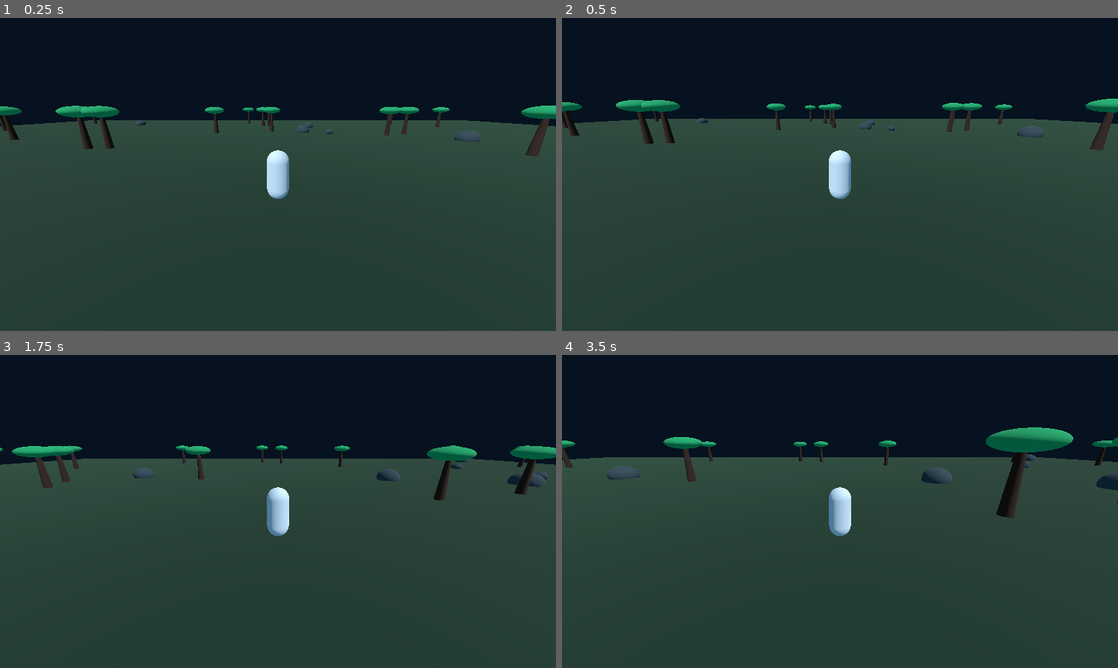
Above: before the commit, frames 1-4 (two rows, left to right).
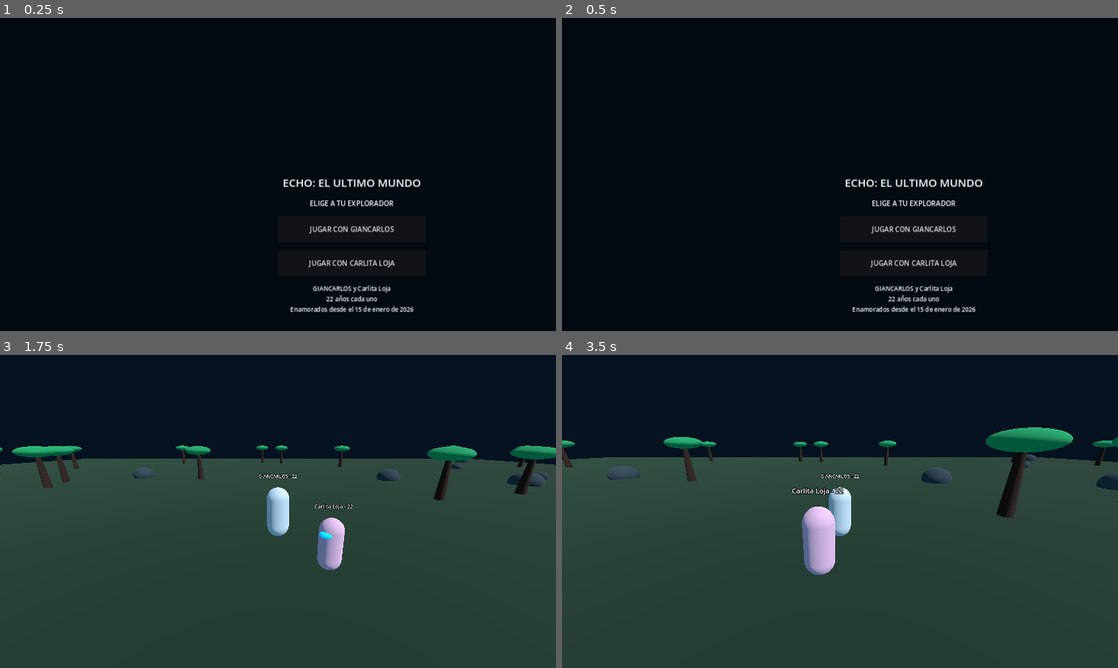
Above: after the commit, the same moments.

Repository: carlitalojalopezlojq-blip/ECHO-EL-ULTIMO-MUNDO-2027
Game: Godot game, scene res://scenes/Main.tscn
The game is run twice, just before and just after one commit, with the same random seed, the same clock (stepped at 60 frames per second) and the same inputs.
Inputs (mouse positions are in pixels of both pictures, inside the frame that each line leads up to):
- Up to frame 1 (0.25 s): no input
- Up to frame 2 (0.5 s): no input
- Up to frame 3 (1.75 s): click (350, 567) at 0.5 s, where only the run after the commit has a clickable "JUGAR CON GIANCARLOS"; tap Enter at 1.25 s; hold D from 1.28 s (still down); hold Space from 1.28 s (still down)
- Up to frame 4 (3.5 s): release D at 2.03 s; release Space at 2.03 s; hold S 2.03-2.78 s; tap Space at 2.1, 2.27, 2.57 s; hold D from 2.78 s (still down); hold Space from 2.78 s (still down)

The runs differ from the first frame. In frame 1, 68% of the frame differs, in the area x 0-100%, y 28-100%; in frame 2, 68%, in the area x 0-100%, y 25-100%; in frame 3, 0.8%; in frame 4, 1.3%.

Commit message:
ECHO: seleccion de protagonistas y acompanante

Diff:
--- a/scripts/player/Player.gd
+++ b/scripts/player/Player.gd
@@ -4,30 +4,39 @@
 const JUMP_VELOCITY = 5.0
 const GRAVITY = 15.0
 
-var move_input = Vector2.ZERO
-
-func _ready():
-    name = "ECHO_01"
+var display_name = "GIANCARLOS"
+var is_companion = false
+var follow_target: CharacterBody3D = null
 
 func _physics_process(delta):
     if not is_on_floor():
         velocity.y -= GRAVITY * delta
 
-    var input_vector = Vector2.ZERO
+    var direction = Vector3.ZERO
 
-    if Input.is_key_pressed(KEY_W) or Input.is_key_pressed(KEY_UP):
-        input_vector.y -= 1.0
-    if Input.is_key_pressed(KEY_S) or Input.is_key_pressed(KEY_DOWN):
-        input_vector.y += 1.0
-    if Input.is_key_pressed(KEY_A) or Input.is_key_pressed(KEY_LEFT):
-        input_vector.x -= 1.0
-    if Input.is_key_pressed(KEY_D) or Input.is_key_pressed(KEY_RIGHT):
-        input_vector.x += 1.0
+    if is_companion and is_instance_valid(follow_target):
+        var target_direction = follow_target.global_position - global_position
+        target_direction.y = 0
 
-    input_vector += move_input
-    input_vector = input_vector.limit_length(1.0)
+        if target_direction.length() > 2.5:
+            direction = target_direction.normalized()
+    elif not is_companion:
+        var input_vector = Vector2.ZERO
 
-    var direction = Vector3(input_vector.x, 0, input_vector.y)
+        if Input.is_key_pressed(KEY_W) or Input.is_key_pressed(KEY_UP):
+            input_vector.y -= 1
+        if Input.is_key_pressed(KEY_S) or Input.is_key_pressed(KEY_DOWN):
+            input_vector.y += 1
+        if Input.is_key_pressed(KEY_A) or Input.is_key_pressed(KEY_LEFT):
+            input_vector.x -= 1
+        if Input.is_key_pressed(KEY_D) or Input.is_key_pressed(KEY_RIGHT):
+            input_vector.x += 1
+
+        input_vector = input_vector.normalized()
+        direction = Vector3(input_vector.x, 0, input_vector.y)
+
+        if Input.is_key_pressed(KEY_SPACE) and is_on_floor():
+            velocity.y = JUMP_VELOCITY
 
     velocity.x = direction.x * SPEED
     velocity.z = direction.z * SPEED
@@ -35,7 +44,4 @@
     if direction.length() > 0.1:
         look_at(global_position + direction, Vector3.UP)
 
-    if Input.is_key_pressed(KEY_SPACE) and is_on_floor():
-        velocity.y = JUMP_VELOCITY
-
     move_and_slide()
--- a/scripts/world/World.gd
+++ b/scripts/world/World.gd
@@ -2,12 +2,15 @@
 
 const PLAYER_SCRIPT = preload("res://scripts/player/Player.gd")
 
+var selection_ui: Control
+
 func _ready():
+    randomize()
     create_environment()
     create_ground()
     create_landscape()
-    create_player()
-    print("ECHO 2027: mundo inicial cargado")
+    show_character_selection()
+    print("ECHO 2027: mundo preparado")
 
 func create_environment():
     var world_env = WorldEnvironment.new()
@@ -33,7 +36,6 @@
 
     var material = StandardMaterial3D.new()
     material.albedo_color = Color(0.08, 0.19, 0.14)
-    material.roughness = 1.0
     ground.material_override = material
     add_child(ground)
 
@@ -63,10 +65,9 @@
         rock_mesh.height = rock_mesh.radius * 1.5
         rock.mesh = rock_mesh
         rock.position = Vector3(
-            randf_range(-50, 50),
-            0.3,
-            randf_range(-50, 50)
+            randf_range(-50, 50), 0.3, randf_range(-50, 50)
         )
+
         var rock_mat = StandardMaterial3D.new()
         rock_mat.albedo_color = Color(0.18, 0.24, 0.28)
         rock.material_override = rock_mat
@@ -99,10 +100,79 @@
     leaves.material_override = leaf_mat
     add_child(leaves)
 
-func create_player():
-    var player = CharacterBody3D.new()
-    player.set_script(PLAYER_SCRIPT)
-    player.position = Vector3(0, 1, 0)
+func show_character_selection():
+    selection_ui = Control.new()
+    selection_ui.set_anchors_and_offsets_preset(Control.PRESET_FULL_RECT)
+    add_child(selection_ui)
+
+    var background = ColorRect.new()
+    background.set_anchors_and_offsets_preset(Control.PRESET_FULL_RECT)
+    background.color = Color(0.015, 0.04, 0.07, 0.96)
+    selection_ui.add_child(background)
+
+    var panel = VBoxContainer.new()
+    panel.set_anchors_and_offsets_preset(Control.PRESET_CENTER)
+    panel.custom_minimum_size = Vector2(340, 300)
+    panel.add_theme_constant_override("separation", 18)
+    selection_ui.add_child(panel)
+
+    var title = Label.new()
+    title.text = "ECHO: EL ULTIMO MUNDO"
+    title.horizontal_alignment = HORIZONTAL_ALIGNMENT_CENTER
+    title.add_theme_font_size_override("font_size", 25)
+    panel.add_child(title)
+
+    var subtitle = Label.new()
+    subtitle.text = "ELIGE A TU EXPLORADOR"
+    subtitle.horizontal_alignment = HORIZONTAL_ALIGNMENT_CENTER
+    panel.add_child(subtitle)
+
+    var male_button = Button.new()
+    male_button.text = "JUGAR CON GIANCARLOS"
+    male_button.custom_minimum_size = Vector2(320, 60)
+    male_button.pressed.connect(start_game.bind("GIANCARLOS"))
+    panel.add_child(male_button)
+
+    var female_button = Button.new()
+    female_button.text = "JUGAR CON CARLITA LOJA"
+    female_button.custom_minimum_size = Vector2(320, 60)
+    female_button.pressed.connect(start_game.bind("Carlita Loja"))
+    panel.add_child(female_button)
+
+    var details = Label.new()
+    details.text = "GIANCARLOS y Carlita Loja\n22 años cada uno\nEnamorados desde el 15 de enero de 2026"
+    details.horizontal_alignment = HORIZONTAL_ALIGNMENT_CENTER
+    details.add_theme_font_size_override("font_size", 14)
+    panel.add_child(details)
+
+func start_game(selected_name: String):
+    selection_ui.queue_free()
+
+    var companion_name = "Carlita Loja" if selected_name == "GIANCARLOS" else "GIANCARLOS"
+
+    var selected_color = Color(0.75, 0.82, 0.88) if selected_name == "GIANCARLOS" else Color(0.85, 0.68, 0.82)
+    var companion_color = Color(0.85, 0.68, 0.82) if companion_name == "Carlita Loja" else Color(0.75, 0.82, 0.88)
+
+    var protagonist = create_character(
+        selected_name, Vector3(0, 1, 0), selected_color, false
+    )
+
+    create_character(
+        companion_name, Vector3(2, 1, 2),
+        companion_color, true, protagonist
+    )
+
+    print("Protagonista: ", selected_name)
+    print("Acompanante: ", companion_name)
+
+func create_character(character_name: String, spawn: Vector3, suit_color: Color, companion: bool, target: CharacterBody3D = null) -> CharacterBody3D:
+    var character = CharacterBody3D.new()
+    character.set_script(PLAYER_SCRIPT)
+    character.display_name = character_name
+    character.is_companion = companion
+    character.follow_target = target
+    character.position = spawn
+    character.name = character_name.replace(" ", "_")
 
     var body_mesh = MeshInstance3D.new()
     var capsule = CapsuleMesh.new()
@@ -112,9 +182,9 @@
     body_mesh.position.y = 0.9
 
     var suit = StandardMaterial3D.new()
-    suit.albedo_color = Color(0.75, 0.82, 0.88)
+    suit.albedo_color = suit_color
     body_mesh.material_override = suit
-    player.add_child(body_mesh)
+    character.add_child(body_mesh)
 
     var visor = MeshInstance3D.new()
     var visor_mesh = SphereMesh.new()
@@ -128,7 +198,13 @@
     visor_mat.emission_enabled = true
     visor_mat.emission = Color(0.0, 0.5, 1.0)
     visor.material_override = visor_mat
-    player.add_child(visor)
+    character.add_child(visor)
+
+    var name_label = Label3D.new()
+    name_label.text = character_name + " - 22"
+    name_label.position.y = 2.2
+    name_label.billboard = BaseMaterial3D.BILLBOARD_ENABLED
+    character.add_child(name_label)
 
     var collision = CollisionShape3D.new()
     var shape = CapsuleShape3D.new()
@@ -136,12 +212,14 @@
     shape.height = 1.8
     collision.shape = shape
     collision.position.y = 0.9
-    player.add_child(collision)
-
-    var camera = Camera3D.new()
-    camera.position = Vector3(0, 3.2, 7)
-    camera.rotation_degrees.x = -18
-    camera.current = true
-    player.add_child(camera)
-
-    add_child(player)
+    character.add_child(collision)
+
+    if not companion:
+        var camera = Camera3D.new()
+        camera.position = Vector3(0, 3.2, 7)
+        camera.rotation_degrees.x = -18
+        camera.current = true
+        character.add_child(camera)
+
+    add_child(character)
+    return character
